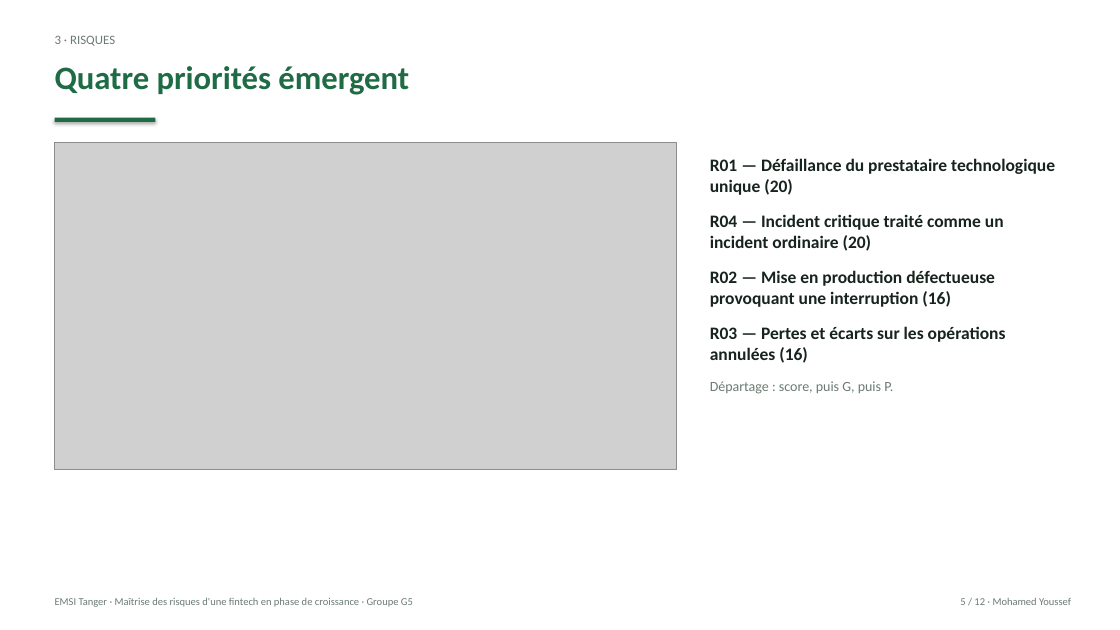
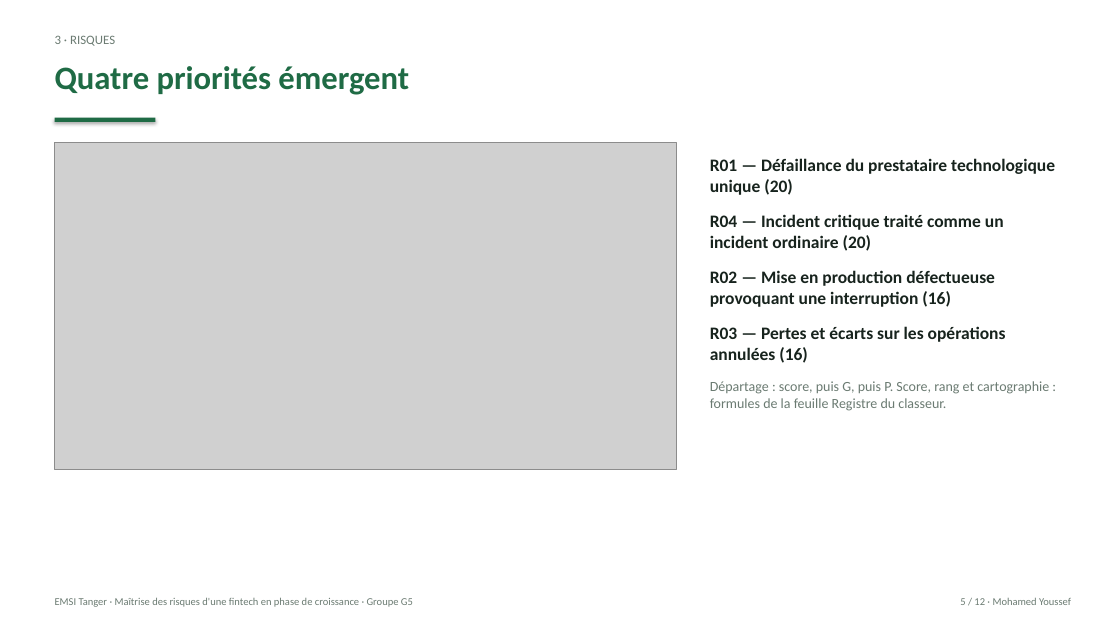
Before and after one commit to yussefnegotiumx-stack/paymaroc, a slide deck: slide 5 of downloads/Livrable5_Presentation_PayMaroc_G5.pptx. Drawn at 1120x630 pixels with LibreOffice and Linux fonts; fonts in the diff are those of the drawing; grey boxes stand for pictures. Boxes give left, top, right and bottom in pixels: in the first picture for what was removed or moved away, otherwise in the second. Text is boxed around its words. In the diff, an @@ line names an element or a change of style, - is before the commit and + after.

```diff
--- a/downloads/Livrable5_Presentation_PayMaroc_G5.pptx
+++ b/downloads/Livrable5_Presentation_PayMaroc_G5.pptx
@@ text at [710, 381, 1049, 411]: text changed @@
-Départage : score, puis G, puis P.
+Départage : score, puis G, puis P. Score, rang et cartographie : formules de la feuille Registre du classeur.
```
Also in this commit, not shown: 3 other slides changed, 4 other files.
